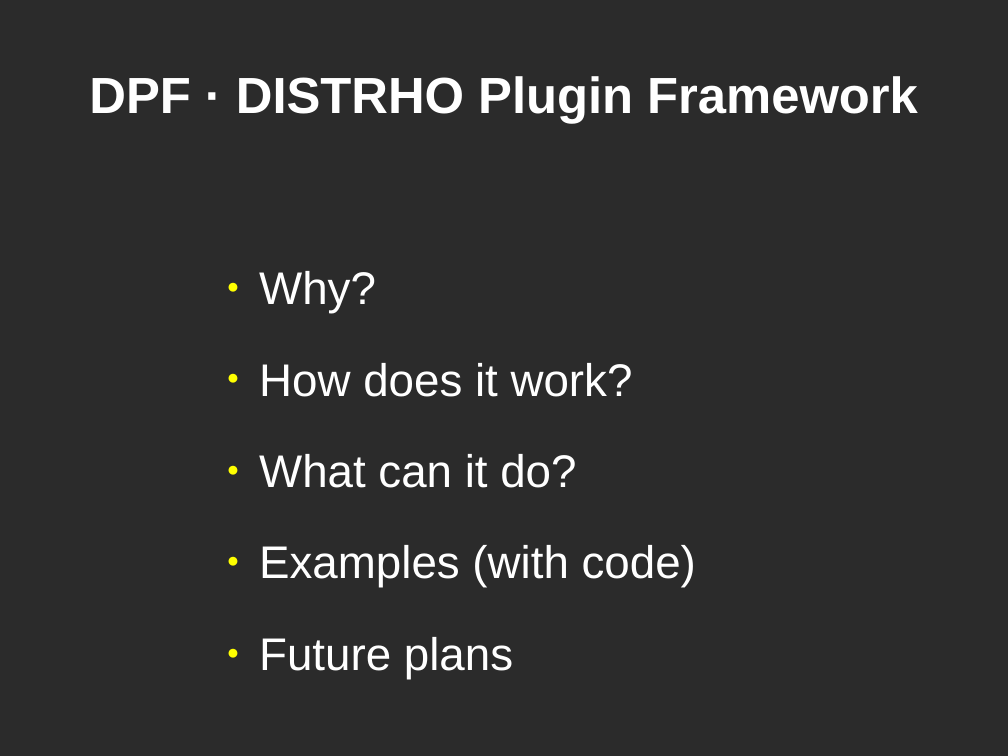
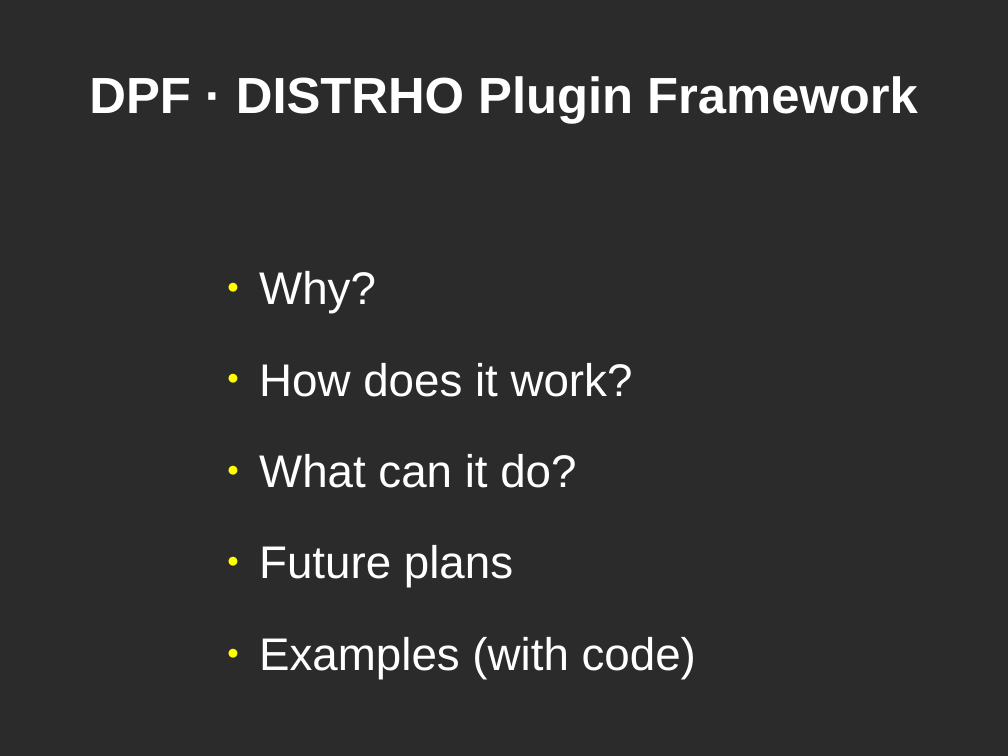
Before and after one commit to DISTRHO/DPF, a slide deck: slide 3 of lac/2014-small-talk.odp (slide 2 before the commit). Drawn at 1008x756 pixels with LibreOffice and Linux fonts; fonts in the diff are those of the drawing; background and template pictures are left out; a plain dark background stands for a picture behind light text. Boxes give left, top, right and bottom in pixels: in the first picture for what was removed or moved away, otherwise in the second. Text is boxed around its words. In the diff, an @@ line names an element or a change of style, - is before the commit and + after.

```diff
--- a/lac/2014-small-talk.odp
+++ b/lac/2014-small-talk.odp
@@ text at bbox=[259, 545, 513, 588]: paragraph added @@
+● Future plans
@@ text at bbox=[259, 637, 513, 679]: paragraph removed @@
-● Future plans
```
Also in this commit, not shown: 1 other slide changed, 2 slides added, 1 other file.
